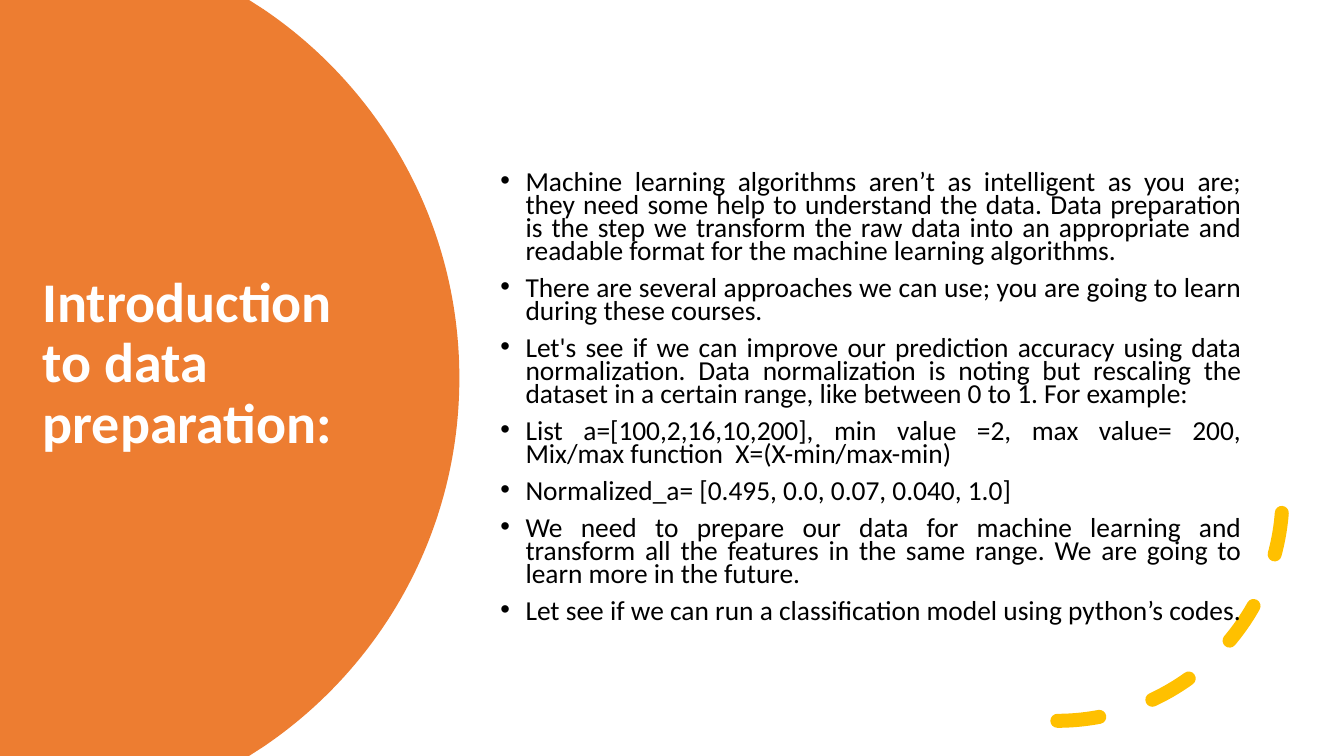
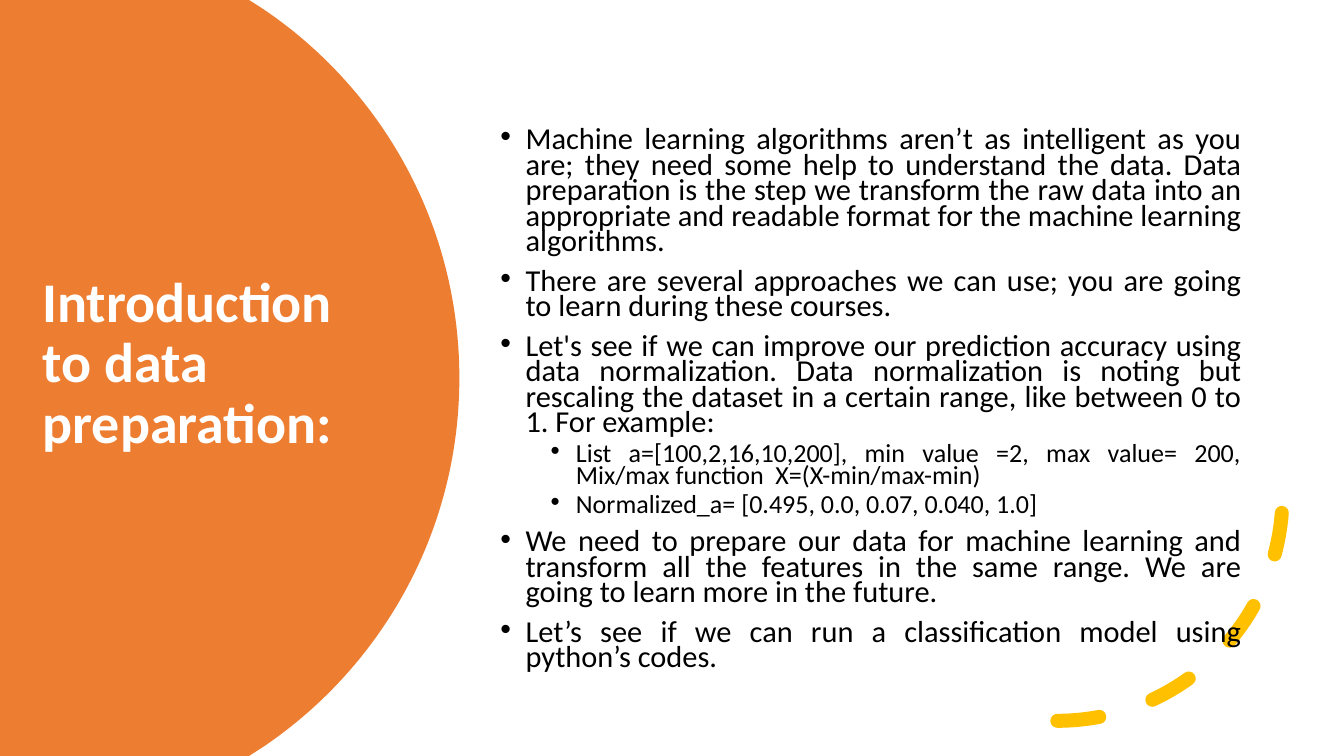
Before and after one commit to BabakEA/Introduction-to-Machine-Learning, a slide deck: slide 11 of Supervised_Learning/Read_Me.pptx. Drawn at 1344x756 pixels with LibreOffice and Linux fonts; fonts in the diff are those of the drawing. Boxes give left, top, right and bottom in pixels: in the first picture for what was removed or moved away, otherwise in the second. Text is boxed around its words. In the diff, an @@ line names an element or a change of style, - is before the commit and + after.

```diff
--- a/Supervised_Learning/Read_Me.pptx
+++ b/Supervised_Learning/Read_Me.pptx
@@ text at box(526, 127, 1242, 608): size 19.6 to 21.7 pt in "Machine learning algorithms aren’t as intelligent as ...", "There are several approaches we can use; ...", "Let's see if we can improve our ...", "We need to prepare our data for ..."; size 19.6 to 18.6 pt in "List a=[100,2,16,10,200], min value =2, max value= ...", "Normalized_a= [0.495, 0.0, 0.07, 0.040, 1.0]"; list level 1 to 2 in "List a=[100,2,16,10,200], min value =2, ..."; list level 1 to 2 in "Normalized_a= [0.495, 0.0, 0.07, 0.040, ..." @@
@@ text at box(526, 616, 1241, 672): text changed; size 19.6 to 21.7 pt @@
-• Let see if we can run a classification model using python’s codes.
+• Let’s see if we can run a classification model using python’s codes.
```
Also in this commit, not shown: 8 other slides changed.
